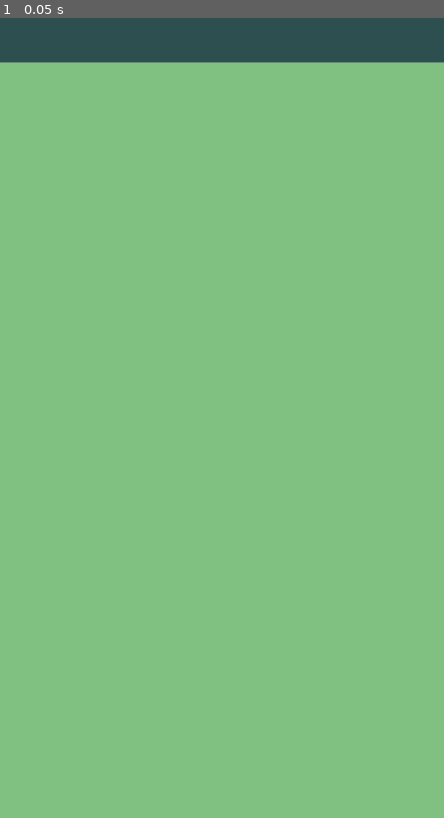
Above: before the commit, frame 1.
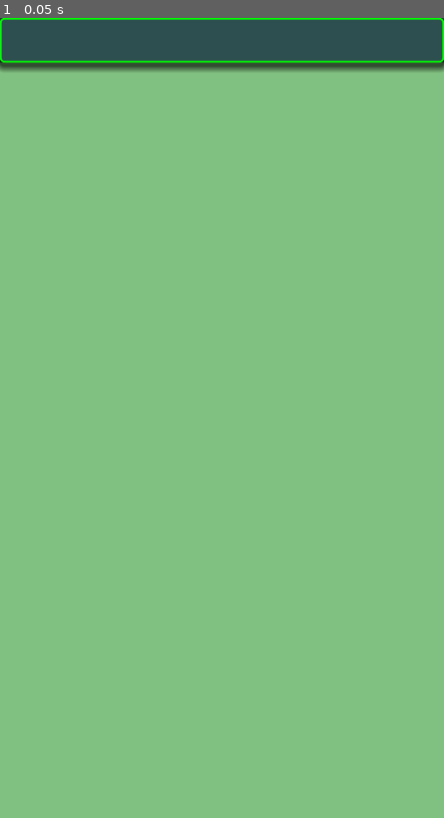
Above: after the commit, the same moment.

Repository: vivisuke/KillerSudoku
Game: Godot game, scene res://MainScene.tscn
Same seed, same stepped clock (60 frames per second), same inputs: the game is played once before the commit and once after it.
Inputs:
- Up to frame 1 (0.05 s): no input

The runs differ from the first frame. In frame 1, 1.8% of the frame differs, in the area x 0-100%, y 0-7%.

Commit message:
0003 ◎ C 01/18 01/28 0.001│ToDo│タイトルバー：丸矩形縁取り、影

Diff:
--- a/KillerSudoku/MainScene.tscn
+++ b/KillerSudoku/MainScene.tscn
@@ -1,4 +1,6 @@
-[gd_scene format=2]
+[gd_scene load_steps=2 format=2]
+
+[ext_resource path="res://scripts/TitleBar.gd" type="Script" id=1]
 
 [node name="MainScene" type="Node2D"]
 
@@ -14,6 +16,7 @@
 margin_right = 500.0
 margin_bottom = 50.0
 color = Color( 0.180392, 0.309804, 0.309804, 1 )
+script = ExtResource( 1 )
 __meta__ = {
 "_edit_use_anchors_": false
 }
--- /dev/null
+++ b/KillerSudoku/scripts/TitleBar.gd
@@ -0,0 +1,16 @@
+extends ColorRect
+
+const RADIUS = 5
+
+func _draw():
+	var style_box = StyleBoxFlat.new()      # 影、ボーダなどを描画するための矩形スタイルオブジェクト
+	style_box.bg_color = color   # 矩形背景色
+	style_box.border_color = Color.green
+	style_box.set_border_width_all(2)
+	style_box.set_corner_radius_all(RADIUS)
+	style_box.shadow_offset = Vector2(0, 4)     # 影オフセット
+	style_box.shadow_size = 8                   # 影（ぼかし）サイズ
+	draw_style_box(style_box, Rect2(Vector2(0, 0), self.rect_size))      # style_box に設定した矩形を描画
+
+func _ready():
+	pass # Replace with function body.
Not shown, changed: KillerSudoku.spr
